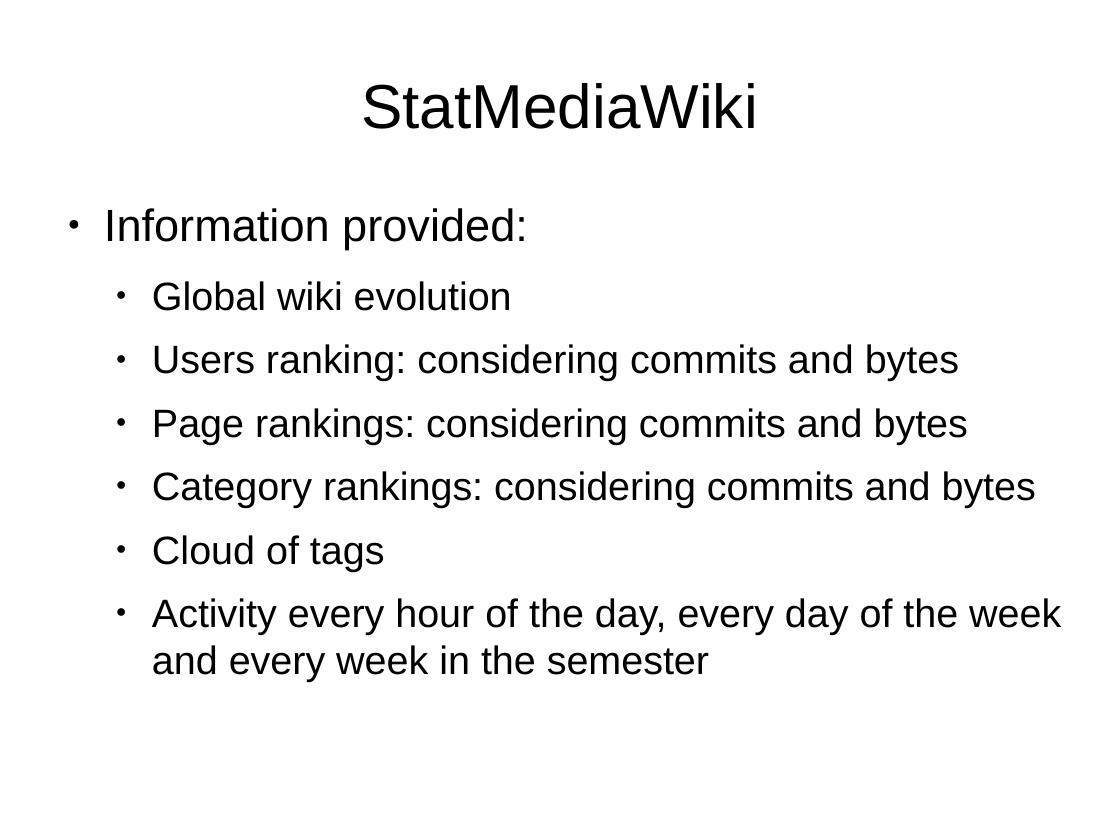
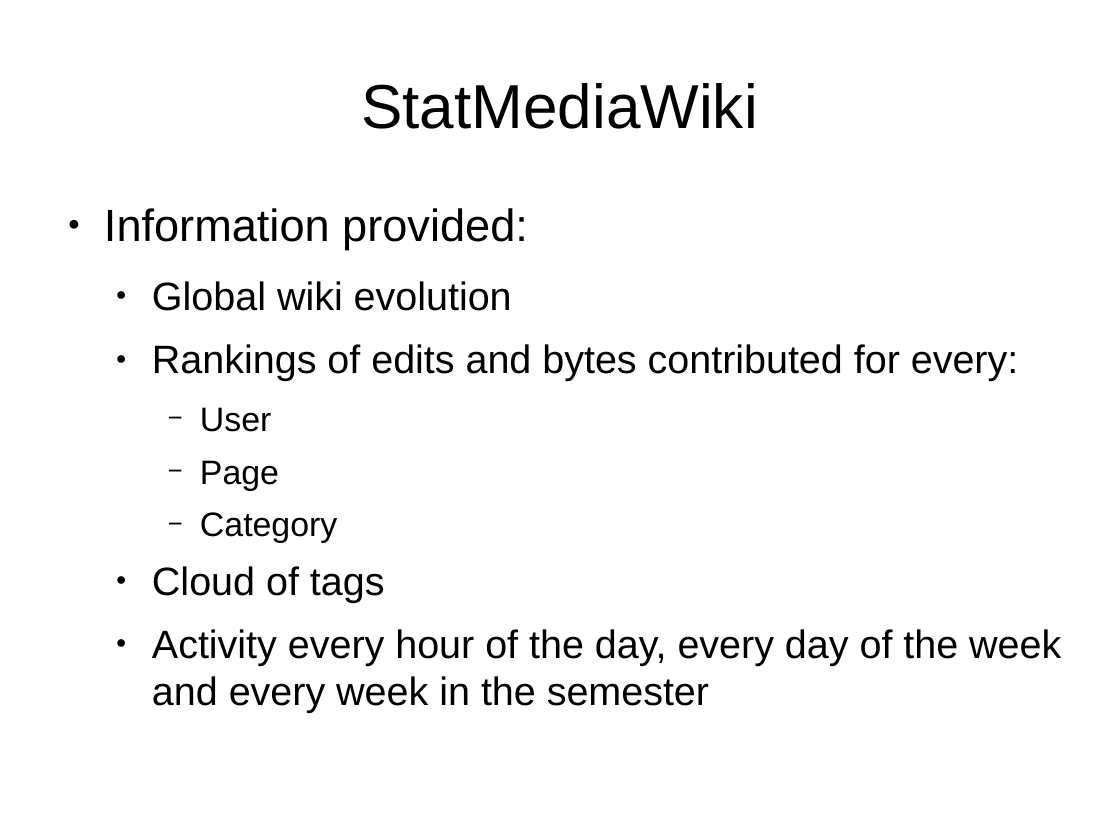
Before and after one commit to DrPantera/wikis4education, a slide deck: slide 19 of brunel-2014/wiki-assessment.odp. Drawn at 1120x840 pixels with LibreOffice and Linux fonts; fonts in the diff are those of the drawing. Boxes give left, top, right and bottom in pixels: in the first picture for what was removed or moved away, otherwise in the second. Text is boxed around its words. In the diff, an @@ line names an element or a change of style, - is before the commit and + after.

```diff
--- a/brunel-2014/wiki-assessment.odp
+++ b/brunel-2014/wiki-assessment.odp
@@ text at (152,344,1018,543): text changed @@
-  ● Users ranking: considering commits and bytes
-  ● Page rankings: considering commits and bytes
-  ● Category rankings: considering commits and bytes
+  ● Rankings of edits and bytes contributed for every:
+    − User
+    − Page
+    − Category
```
Also in this commit, not shown: 5 other slides changed, 4 slides added, 1 slide removed.
